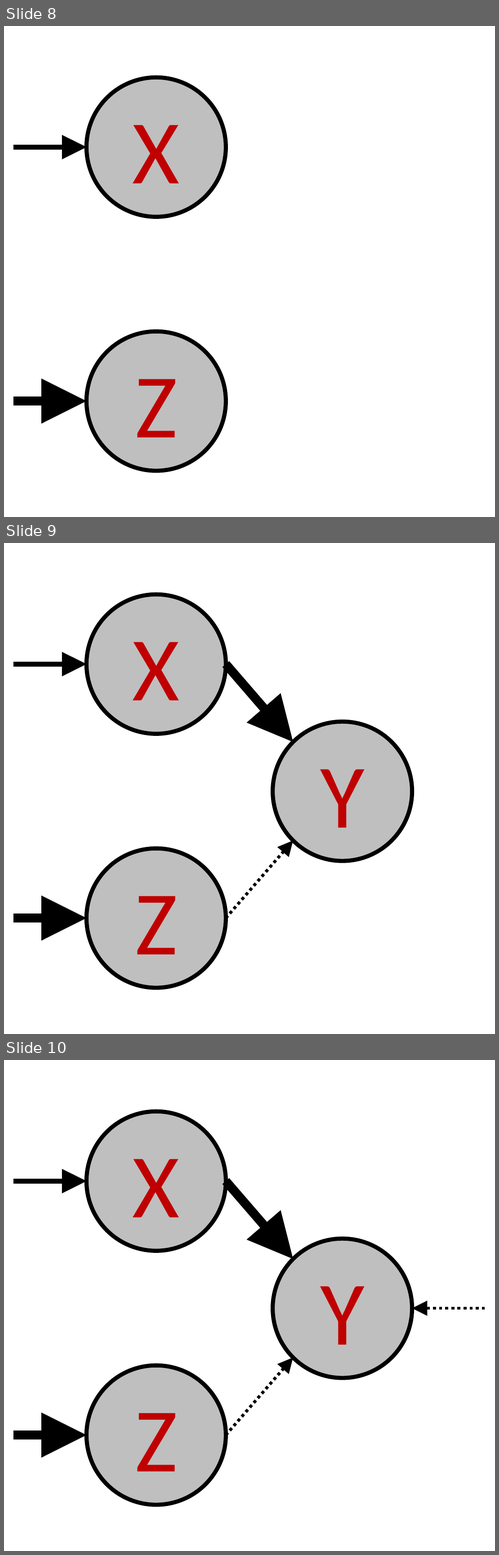
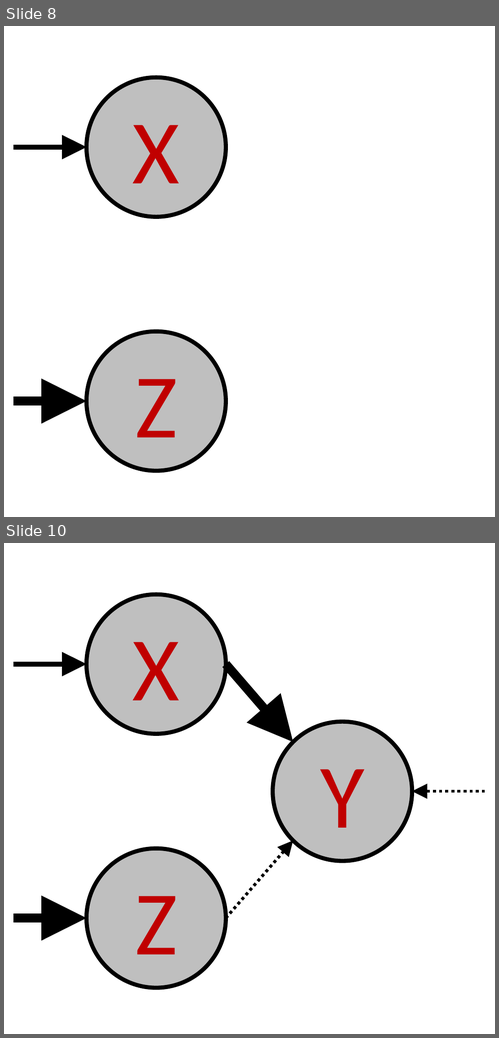
Before and after one commit to ishita-dg/causal_markov, a slide deck: Experiments/draw_instructions.pptx. Shown one above the other, each under a label of ours: slides 8, 9 and 10 before the commit, slides 8 and 10 after it; the slides between them are not shown. The pictures are 499x1555 and 499x1038 pixels, drawn with LibreOffice and Linux fonts; fonts in the diff are those of the drawing. Boxes give left, top, right and bottom in pixels: in the first picture for what was removed or moved away, otherwise in the second. Text is boxed around its words. In the diff, an @@ line names an element or a change of style, - is before the commit and + after.

```diff
--- a/Experiments/draw_instructions.pptx
+++ b/Experiments/draw_instructions.pptx
@@ slide 9 removed at (x1=4, y1=543, x2=495, y2=1034), background #FFFFFF @@
@@ ellipse removed at (x1=86, y1=594, x2=226, y2=734) @@
-X
@@ arrow removed from (14, 664) to (86, 664) @@
@@ arrow removed from (226, 664) to (293, 742) @@
@@ ellipse removed at (x1=273, y1=722, x2=413, y2=862) @@
-Y
@@ ellipse removed at (x1=86, y1=849, x2=226, y2=988) @@
-Z
@@ arrow removed from (226, 918) to (293, 841) @@
@@ arrow removed from (14, 918) to (86, 918) @@
```
Also in this commit, not shown: 7 slides added, 3 other slides removed, 12 other files.
